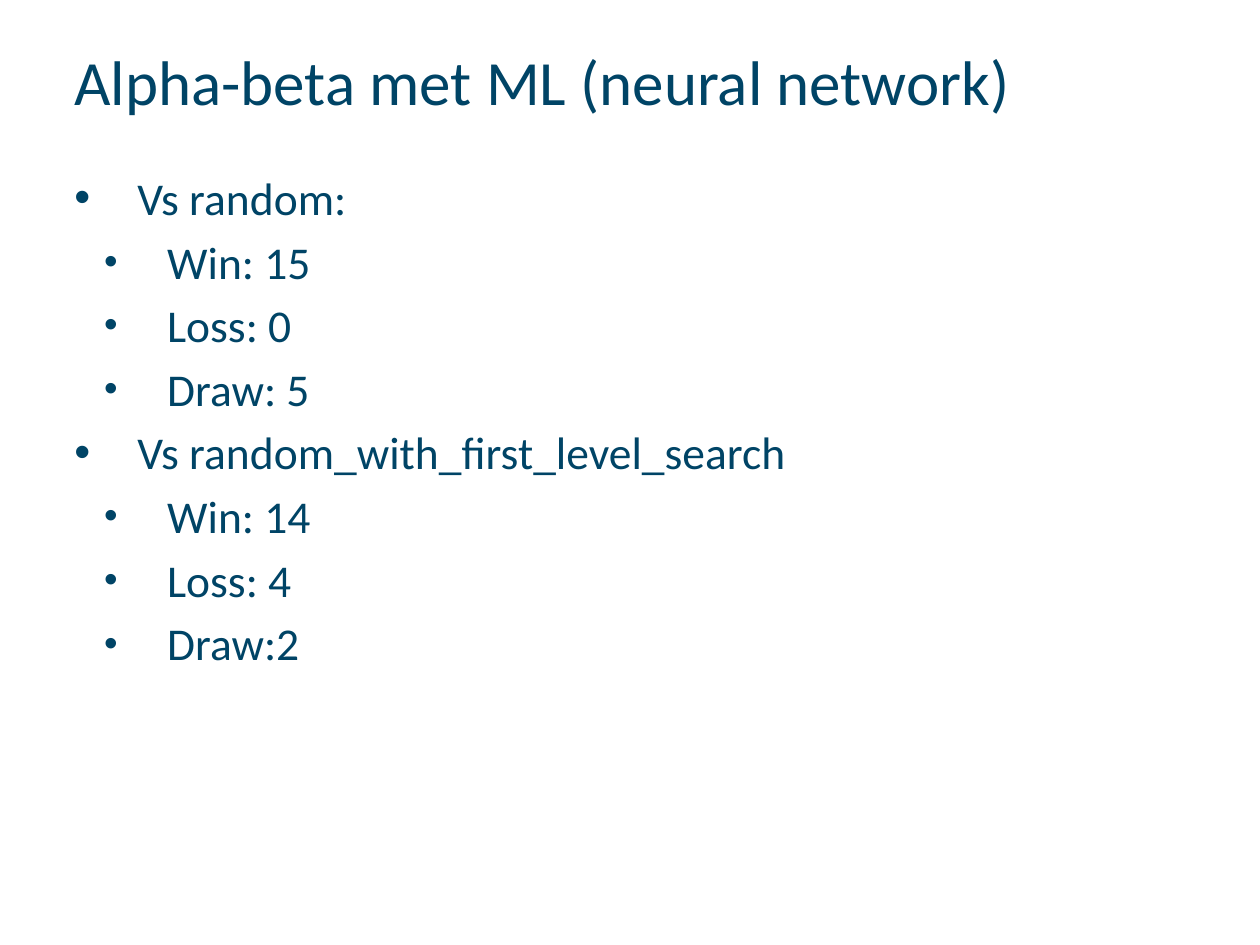
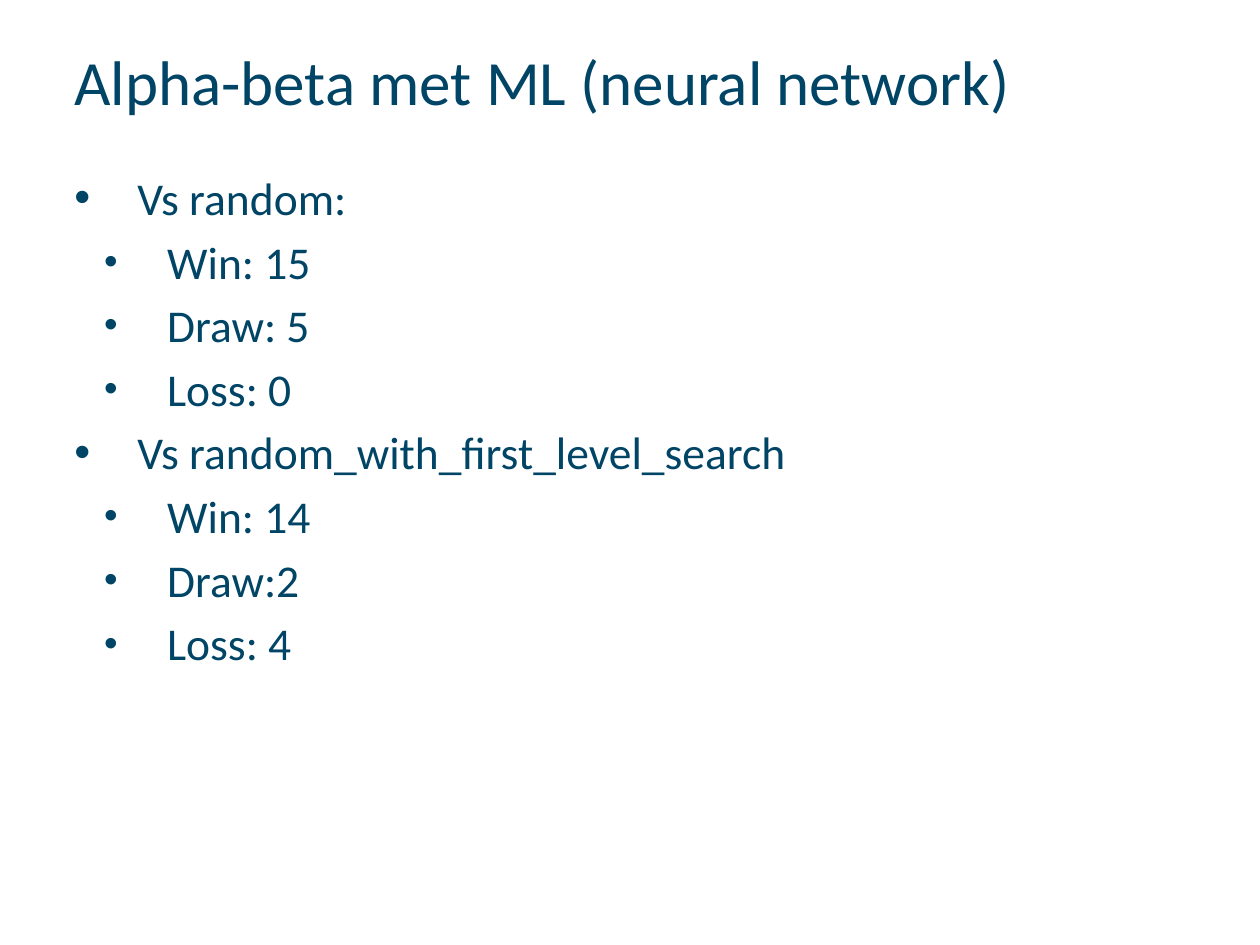
Before and after one commit to Nuytemans-Dieter/Practicum, a slide deck: slide 14 of PresentatieAI.pptx. Drawn at 1260x945 pixels with LibreOffice and Linux fonts; fonts in the diff are those of the drawing; background and template pictures are left out. Boxes give left, top, right and bottom in pixels: in the first picture for what was removed or moved away, otherwise in the second. Text is boxed around its words. In the diff, an @@ line names an element or a change of style, - is before the commit and + after.

Commit message:
aanpassing ppt (draw in het midden)

```diff
--- a/PresentatieAI.pptx
+++ b/PresentatieAI.pptx
@@ text at box(167, 312, 309, 343): paragraph added @@
+  • Draw: 5
@@ text at box(167, 376, 309, 407): paragraph removed @@
-  • Draw: 5
@@ text at box(167, 567, 299, 598): paragraph added @@
+  • Draw:2
@@ text at box(167, 630, 299, 661): paragraph removed @@
-  • Draw:2
```
Also in this commit, not shown: 2 other slides changed.
